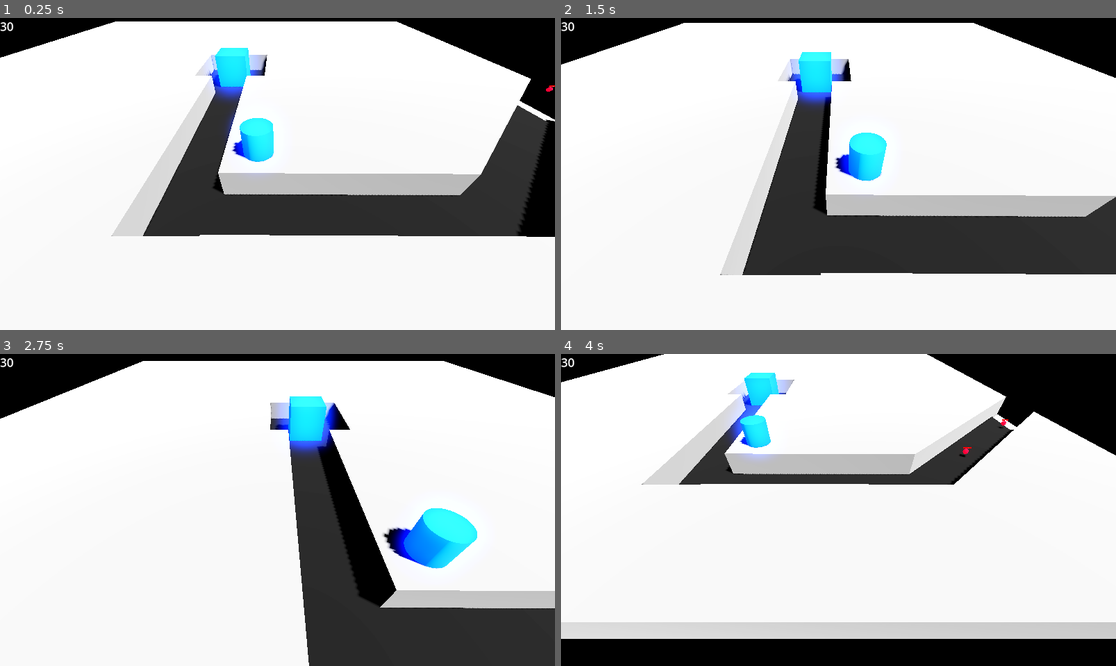
Above: before the commit, frames 1-4 (two rows, left to right).
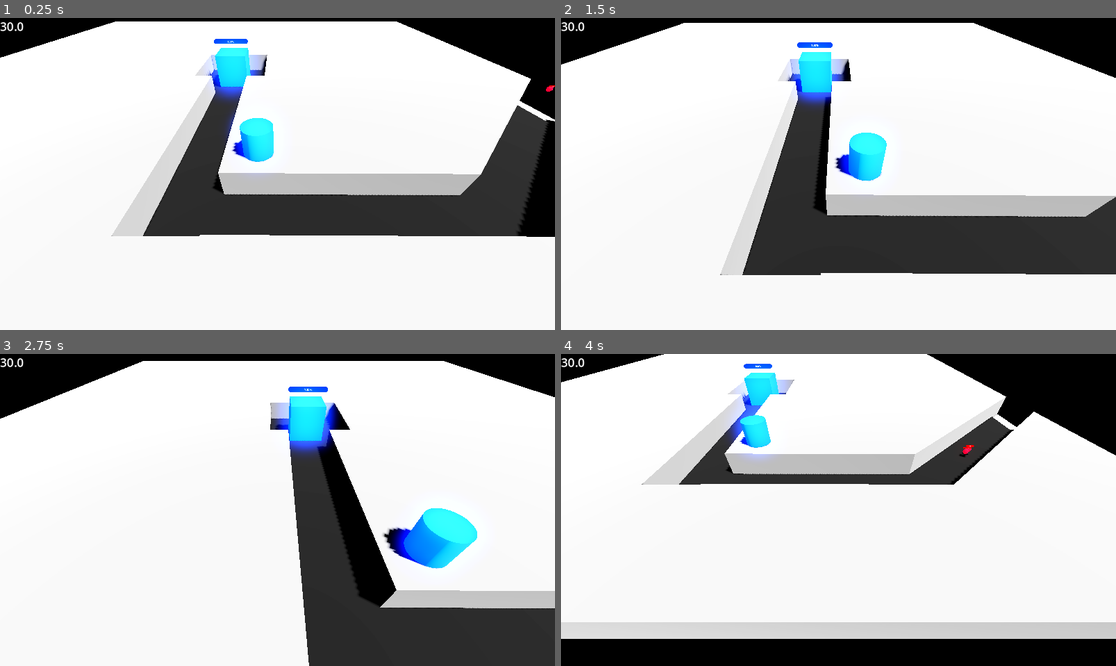
Above: after the commit, the same moments.

Repository: ClaudioMonsalve/VideoJuego-Proyecto-Tower-Defense-
Game: Godot game, scene res://scenes/test_scene.tscn
The game is run twice, just before and just after one commit, with the same random seed, the same clock (stepped at 60 frames per second) and the same inputs.
Inputs (mouse positions are in pixels of both pictures, inside the frame that each line leads up to):
- Up to frame 1 (0.25 s): no input
- Up to frame 2 (1.5 s): tap Enter at 0.5 s; move the mouse to (960, 158) at 0.52 s; click (960, 158) at 0.67 s; tap Space at 1.25 s; drag from (727, 189) to (810, 236) at 1.27 s
- Up to frame 3 (2.75 s): tap Enter at 2 s; move the mouse to (333, 441) at 2.02 s; click (333, 441) at 2.17 s
- Up to frame 4 (4 s): tap Space at 2.75 s; drag from (810, 572) to (672, 463) at 2.77 s; move the mouse to (1005, 556) at 3.52 s; click (1005, 556) at 3.67 s

The runs differ from the first frame. In frame 1, 0.1% of the frame differs, in the area x 2-100%, y 1-23%; in frame 2, 0.1%; in frame 3, 0.1%, in the area x 2-60%, y 1-13%; in frame 4, 0.1%.

Commit message:
RV.0.3 shi works

Diff:
--- a/scenes/Base.tscn
+++ b/scenes/Base.tscn
@@ -8,6 +8,28 @@
 
 [sub_resource type="BoxShape3D" id="BoxShape3D_7ddre"]
 size = Vector3(7, 7, 7)
+
+[sub_resource type="ViewportTexture" id="ViewportTexture_bd46k"]
+viewport_path = NodePath("SubViewport")
+
+[sub_resource type="StyleBoxFlat" id="StyleBoxFlat_bd46k"]
+bg_color = Color(0, 0, 0.27451, 1)
+corner_radius_top_left = 25
+corner_radius_top_right = 25
+corner_radius_bottom_right = 25
+corner_radius_bottom_left = 25
+
+[sub_resource type="StyleBoxFlat" id="StyleBoxFlat_j2xnf"]
+bg_color = Color(0, 0.1837, 1, 1)
+corner_radius_top_left = 25
+corner_radius_top_right = 25
+corner_radius_bottom_right = 25
+corner_radius_bottom_left = 25
+
+[sub_resource type="Theme" id="Theme_j2xnf"]
+ProgressBar/fonts/font = null
+ProgressBar/styles/background = SubResource("StyleBoxFlat_bd46k")
+ProgressBar/styles/fill = SubResource("StyleBoxFlat_j2xnf")
 
 [node name="Area3D" type="Area3D"]
 script = ExtResource("1_bd46k")
@@ -19,3 +41,21 @@
 
 [node name="basecol" type="CollisionShape3D" parent="."]
 shape = SubResource("BoxShape3D_7ddre")
+
+[node name="Sprite3D" type="Sprite3D" parent="."]
+transform = Transform3D(1, 0, 0, 0, 1, 0, 0, 0, 1, 0, 5.68987, 0)
+billboard = 1
+texture = SubResource("ViewportTexture_bd46k")
+
+[node name="SubViewport" type="SubViewport" parent="."]
+transparent_bg = true
+size = Vector2i(800, 120)
+
+[node name="CanvasLayer" type="CanvasLayer" parent="SubViewport"]
+
+[node name="ProgressBar" type="ProgressBar" parent="SubViewport/CanvasLayer"]
+offset_right = 200.0
+offset_bottom = 30.0
+scale = Vector2(4, 4)
+theme = SubResource("Theme_j2xnf")
+value = 100.0
--- a/scenes/test_tower.gd
+++ b/scenes/test_tower.gd
@@ -25,12 +25,14 @@
 	if body is enemy:
 		creepQueue.append(body)
 		if !attacking:
+			attacking = true
 			attack()
 
 func _on_enemy_exit(body):
 	if body in creepQueue:
 		creepQueue.pop_front()
 		if !attacking:
+			attacking = true
 			attack()
 	pass
 
--- a/scripts/base.gd
+++ b/scripts/base.gd
@@ -1,7 +1,11 @@
 extends Area3D
 class_name base
 
-var hp = 30
+@onready var progBar = $SubViewport/CanvasLayer/ProgressBar
+
+var maxhp = 30.0
+var hp = maxhp
+var gd = 0
 
 
 # Called when the node enters the scene tree for the first time.
@@ -14,7 +18,7 @@
 	print("lol")
 	if body is enemy:
 		hp -= 1
-		print(hp)
+		progBar.value = hp/maxhp * 100
 		body.get_parent().call_deferred("queue_free")
 
 # Called every frame. 'delta' is the elapsed time since the previous frame.
--- a/scripts/creep_manager.gd
+++ b/scripts/creep_manager.gd
@@ -4,8 +4,8 @@
 
 @onready var path1 = $"../Map/path1"
 
-var postWaveTimer = 5.0
-var spanwDelay = 2
+var waveDelay = 5.0
+var spanwDelay = 0.1
 
 var waves = [[2],[5]]
 
@@ -16,6 +16,9 @@
 				var creep = enemy1.instantiate()
 				path1.add_child(creep)
 				await get_tree().create_timer(spanwDelay).timeout
+			await get_tree().create_timer(waveDelay).timeout
+
+
 
 func spawnonenibbler():
 	var creep = enemy1.instantiate()
--- a/scripts/test_enemy.gd
+++ b/scripts/test_enemy.gd
@@ -2,9 +2,9 @@
 class_name enemy
 
 @onready var pathfollow = $".."
-@onready var subViewport = $"../SubViewport"
 @onready var progBar = $"../SubViewport/CanvasLayer/ProgressBar"
 
+@export var worth = 4
 @export var maxhp =  10.0
 @export var speed = 30
 var hp = maxhp
@@ -18,6 +18,7 @@
 	hp -= damage
 	progBar.value = hp/maxhp * 100
 	if hp == 0:
+
 		queue_free()
 
 # Called every frame. 'delta' is the elapsed time since the previous frame.
Not shown: 1 places in scenes/Base.tscn that only renumber resources
